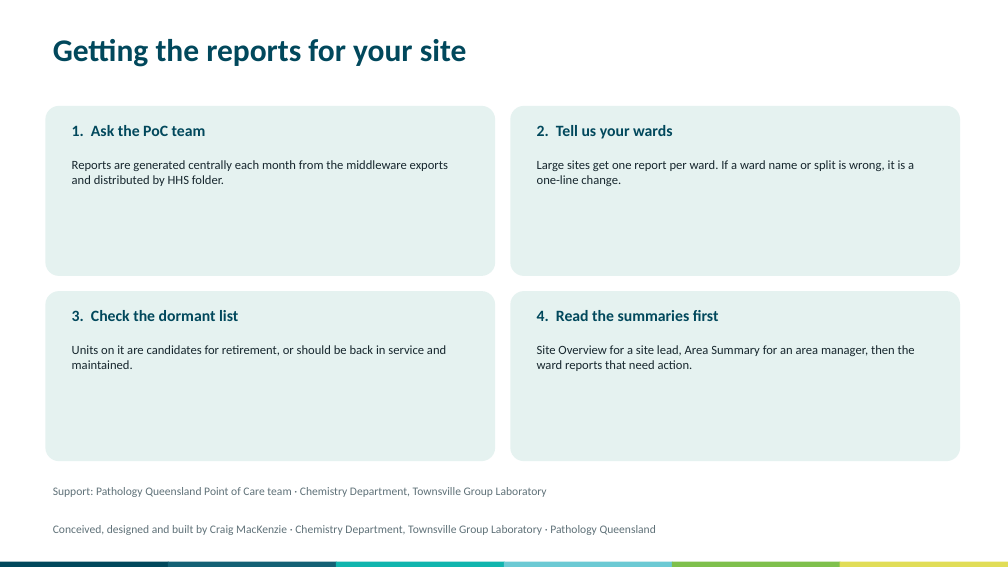
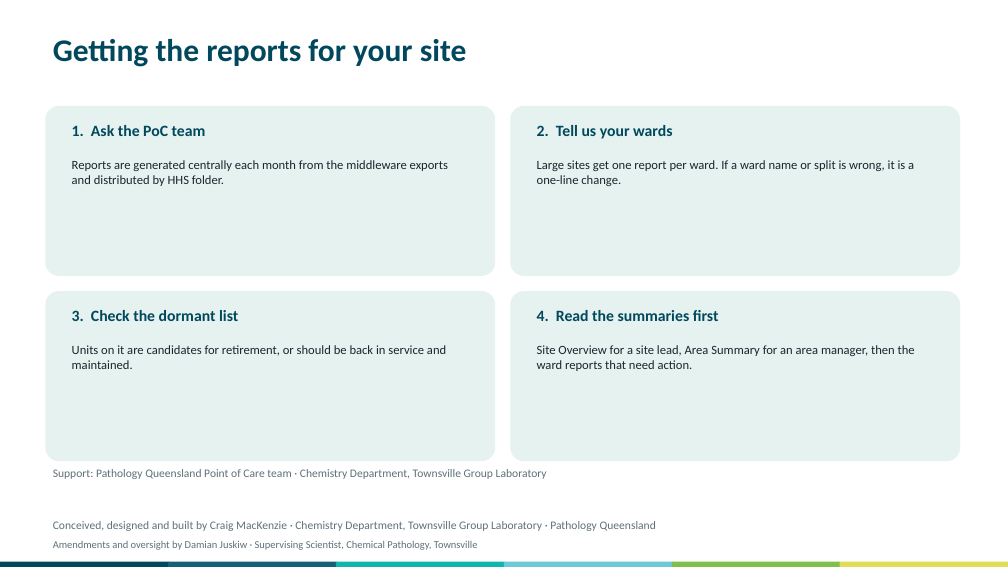
Before and after one commit to swornsealed/Report-app, a slide deck: slide 12 of PQ_Report_Generator_Overview_for_Managers_iSTAT.pptx (slide 11 before the commit). Drawn at 1008x567 pixels with LibreOffice and Linux fonts; fonts in the diff are those of the drawing. Boxes give left, top, right and bottom in pixels: in the first picture for what was removed or moved away, otherwise in the second. Text is boxed around its words. In the diff, an @@ line names an element or a change of style, - is before the commit and + after.

```diff
--- a/PQ_Report_Generator_Overview_for_Managers_iSTAT.pptx
+++ b/PQ_Report_Generator_Overview_for_Managers_iSTAT.pptx
@@ text "Support: Pathology Queensland Point of ...": place and size @@
-text "Support: Pathology Queensland Point of ..." at (53, 487, 547, 497)
+text "Support: Pathology Queensland Point of ..." at (53, 469, 547, 479)
@@ text at (53, 540, 478, 550): paragraph added @@
+Amendments and oversight by Damian Juskiw · Supervising Scientist, Chemical Pathology, Townsville
```
Also in this commit, not shown: 10 other slides changed, 1 slide added, 20 other files.
